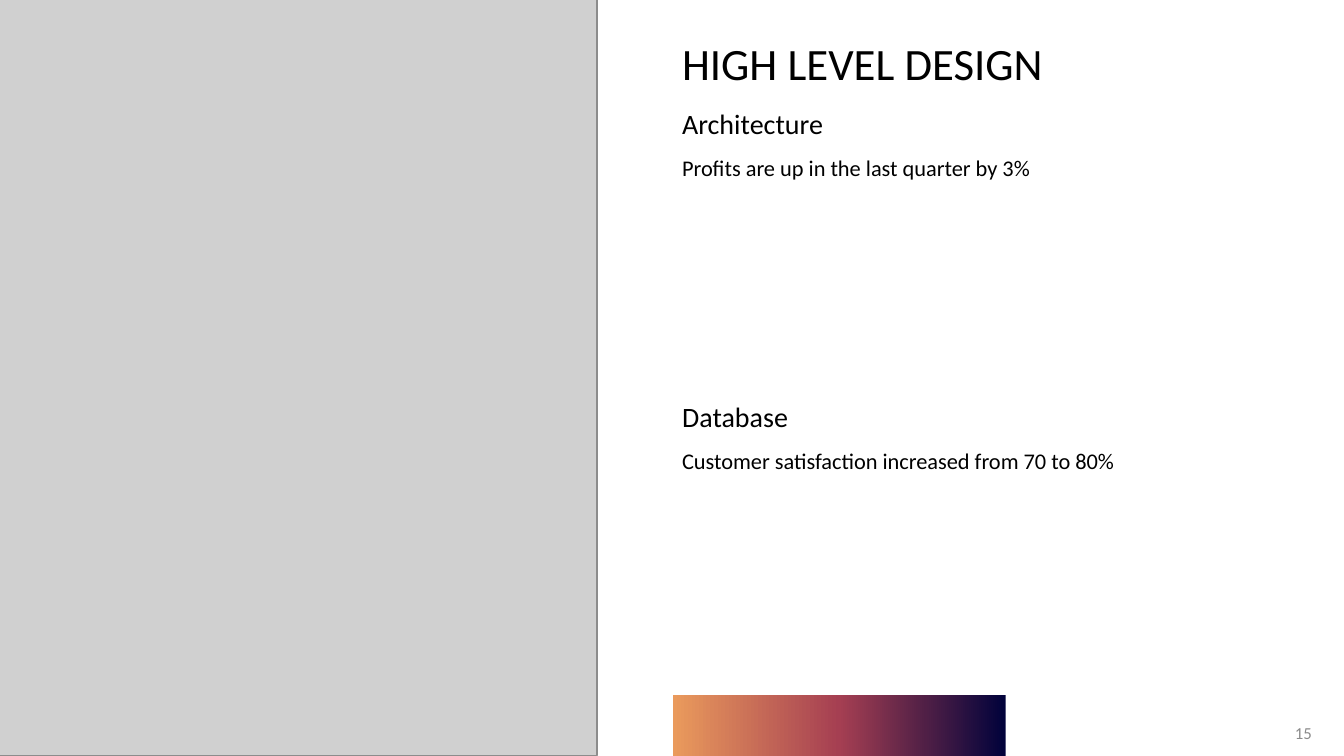
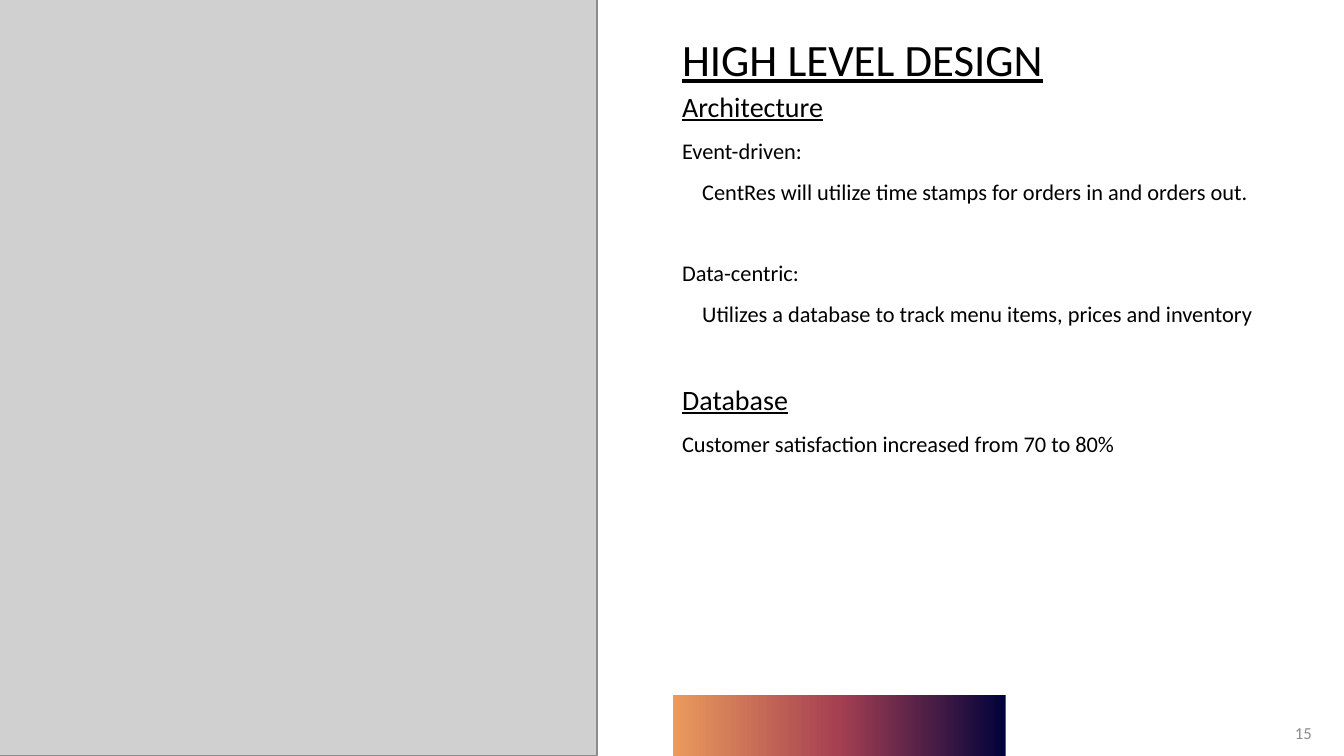
Before and after one commit to KL-3/CentRes, a slide deck: slide 15 of CentRes.pptx. Drawn at 1344x756 pixels with LibreOffice and Linux fonts; fonts in the diff are those of the drawing; grey boxes stand for pictures. Boxes give left, top, right and bottom in pixels: in the first picture for what was removed or moved away, otherwise in the second. Text is boxed around its words. In the diff, an @@ line names an element or a change of style, - is before the commit and + after.

Commit message:
Added hardware, architecture and project specs

```diff
--- a/CentRes.pptx
+++ b/CentRes.pptx
@@ title "HIGH LEVEL DESIGN" at box(682, 47, 1043, 83): underline on @@
@@ text "Architecture": place and size @@
-text "Architecture" at box(682, 114, 1114, 469)
+text "Architecture" at box(682, 97, 1252, 452)
@@ text at box(682, 97, 823, 414): underline on in "Architecture", "Database" @@
@@ text at box(682, 143, 1252, 326): text changed @@
-Profits are up in the last quarter by 3%
+Event-driven:
+CentRes will utilize time stamps for orders in and orders out.
+Data-centric:
+Utilizes a database to track menu items, prices and inventory
```
Also in this commit, not shown: 3 other slides changed, 1 slide added, 1 slide removed.
